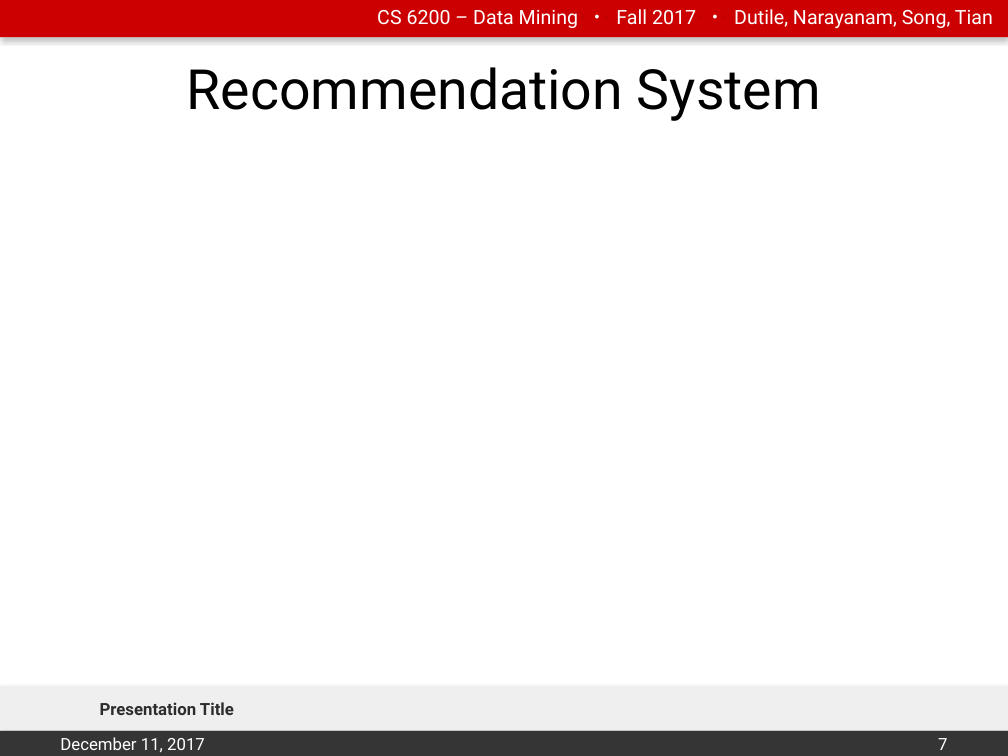
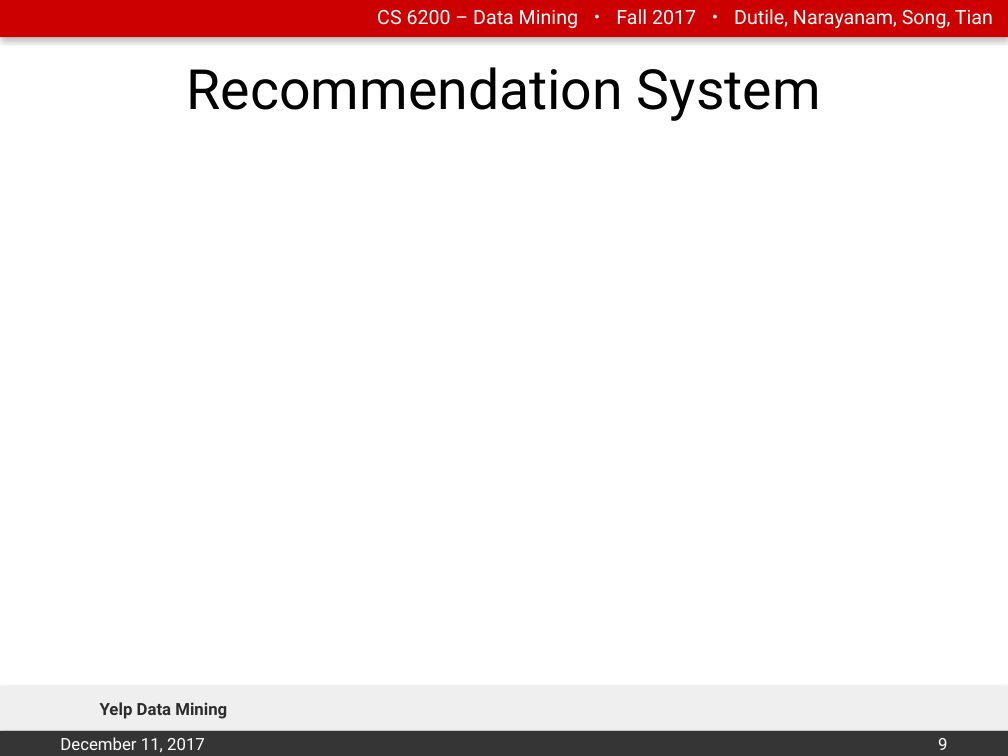
Before and after one commit to emily-jean/yelp-data-mining, a slide deck: slide 9 of presentation/Presentation.pptx (slide 7 before the commit). Drawn at 1008x756 pixels with LibreOffice and Linux fonts; fonts in the diff are those of the drawing; background and template pictures are left out. Boxes give left, top, right and bottom in pixels: in the first picture for what was removed or moved away, otherwise in the second. Text is boxed around its words. In the diff, an @@ line names an element or a change of style, - is before the commit and + after.

```diff
--- a/presentation/Presentation.pptx
+++ b/presentation/Presentation.pptx
@@ text at [100,702,227,719]: text changed @@
-Presentation Title
+Yelp Data Mining
@@ page number at [938,738,947,750]: text changed @@
-7
+9
```
Also in this commit, not shown: 7 other slides changed, 2 slides added.
